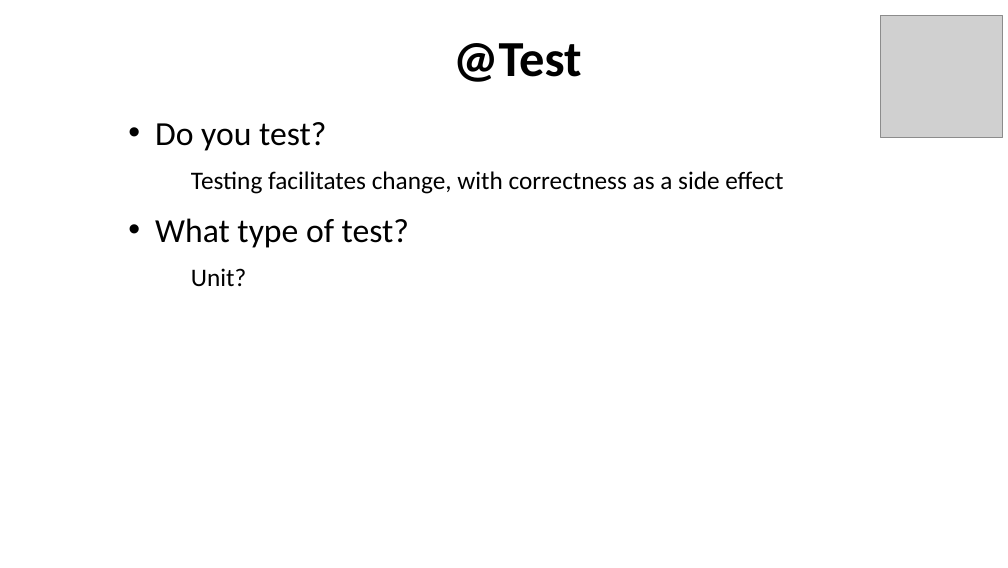
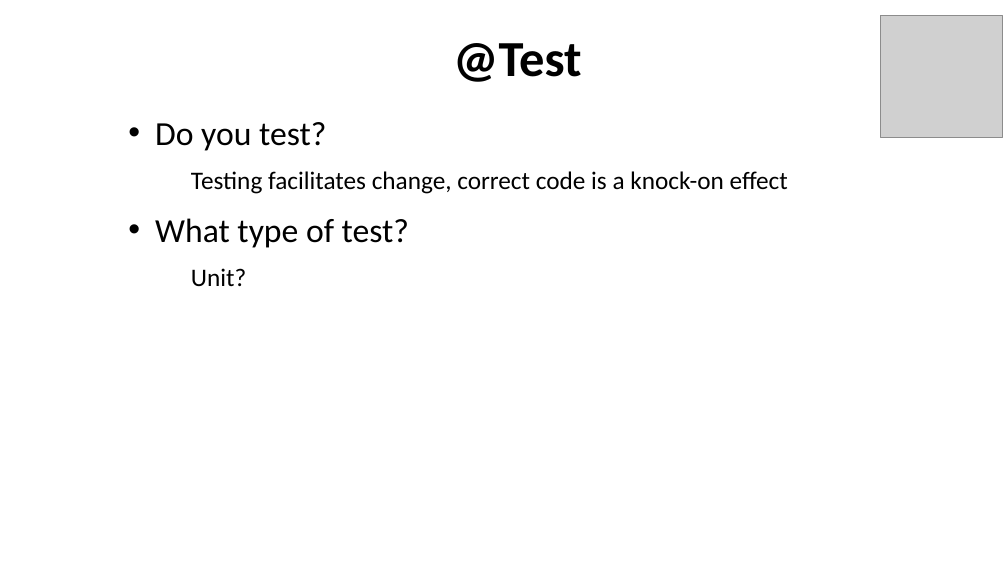
Before and after one commit to AndyGee/arquillian-demo, a slide deck: slide 16 of Apache_TomEE_Arquillian.odp. Drawn at 1008x568 pixels with LibreOffice and Linux fonts; fonts in the diff are those of the drawing; grey boxes stand for pictures; background and template pictures are left out. Boxes give left, top, right and bottom in pixels: in the first picture for what was removed or moved away, otherwise in the second. Text is boxed around its words. In the diff, an @@ line names an element or a change of style, - is before the commit and + after.

```diff
--- a/Apache_TomEE_Arquillian.odp
+++ b/Apache_TomEE_Arquillian.odp
@@ text at <box>191,171,788,194</box>: text changed @@
-  − Testing facilitates change, with correctness as a side effect
+  − Testing facilitates change, correct code is a knock-on effect
```
Also in this commit, not shown: 6 other slides changed, 6 other files.
